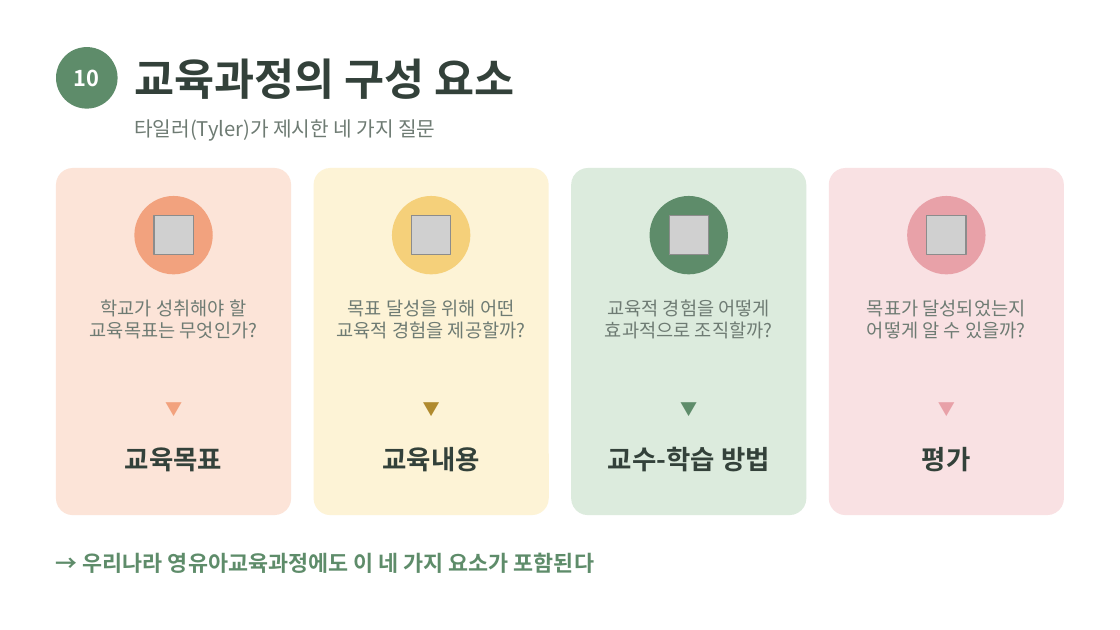
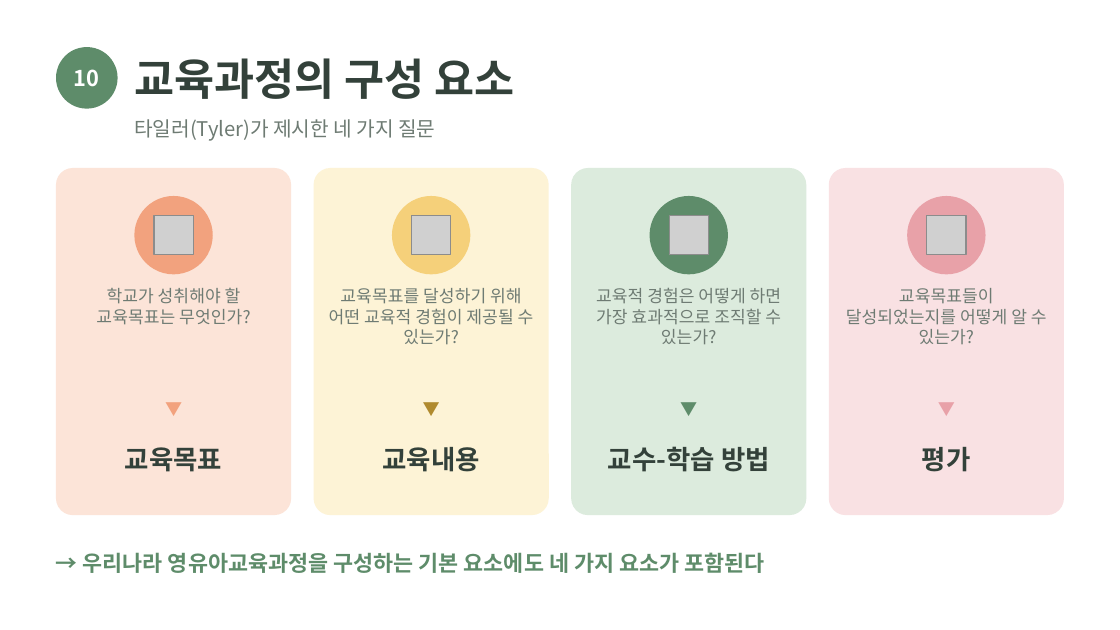
Before and after one commit to darofarm/automation, a slide deck: slide 10 of slides/교육과정의_계획과_운영_합본.pptx. Drawn at 1120x630 pixels with LibreOffice and Linux fonts; fonts in the diff are those of the drawing; grey boxes stand for pictures. Boxes give left, top, right and bottom in pixels: in the first picture for what was removed or moved away, otherwise in the second. Text is boxed around its words. In the diff, an @@ line names an element or a change of style, - is before the commit and + after.

```diff
--- a/slides/교육과정의_계획과_운영_합본.pptx
+++ b/slides/교육과정의_계획과_운영_합본.pptx
@@ text at (96, 288, 250, 325): text changed; size 12 to 11 pt @@
-학교가 성취해야 할
-교육목표는 무엇인가?
+학교가 성취해야 할 교육목표는 무엇인가?
@@ text at (329, 288, 534, 345): text changed; size 12 to 11 pt @@
-목표 달성을 위해 어떤
-교육적 경험을 제공할까?
+교육목표를 달성하기 위해 어떤 교육적 경험이 제공될 수 있는가?
@@ text at (596, 288, 782, 344): text changed; size 12 to 11 pt @@
-교육적 경험을 어떻게
-효과적으로 조직할까?
+교육적 경험은 어떻게 하면 가장 효과적으로 조직할 수 있는가?
@@ text at (846, 288, 1047, 344): text changed; size 12 to 11 pt @@
-목표가 달성되었는지
-어떻게 알 수 있을까?
+교육목표들이 달성되었는지를 어떻게 알 수 있는가?
@@ text at (83, 552, 764, 573): text changed @@
-→ 우리나라 영유아교육과정에도 이 네 가지 요소가 포함된다
+→ 우리나라 영유아교육과정을 구성하는 기본 요소에도 네 가지 요소가 포함된다
```
Also in this commit, not shown: 13 other slides changed, 15 other files.
